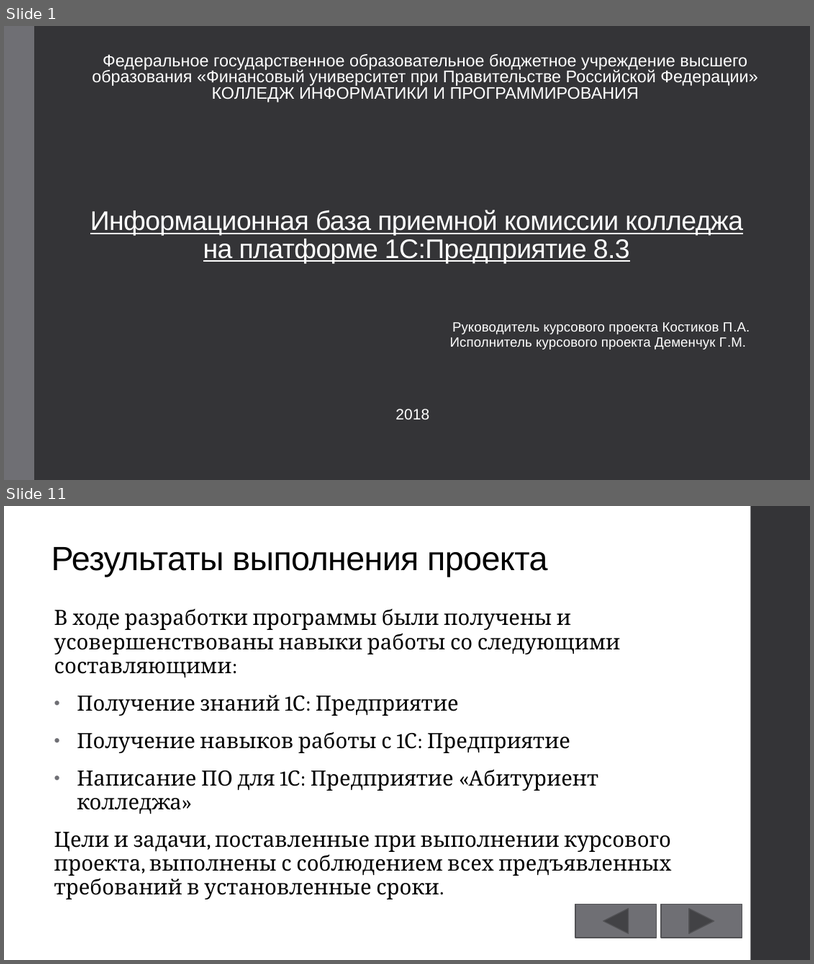
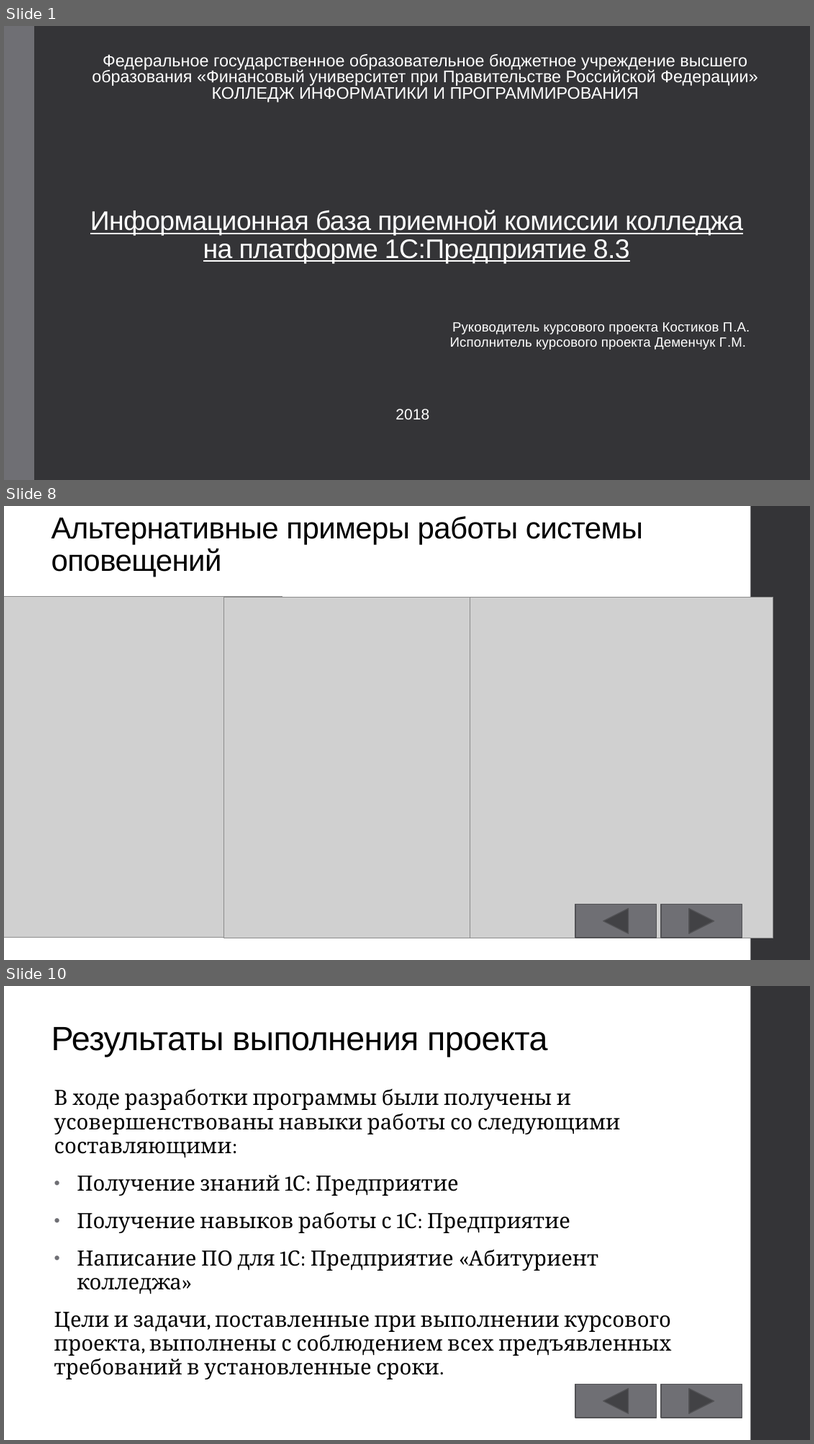
Before and after one commit to GeorgiyDemo/KIP, a slide deck: Course III/БД/1C/Курсовой/Презентация.pptx. Shown one above the other, each under a label of ours: slides 1 and 11 before the commit, slides 1, 8 and 10 after it; the slides between them are not shown. The pictures are 814x964 and 814x1444 pixels, drawn with LibreOffice and Linux fonts; fonts in the diff are those of the drawing; grey boxes stand for pictures. Boxes give left, top, right and bottom in pixels: in the first picture for what was removed or moved away, otherwise in the second. Text is boxed around its words. In the diff, an @@ line names an element or a change of style, - is before the commit and + after.

```diff
--- a/Course III/БД/1C/Курсовой/Презентация.pptx
+++ b/Course III/БД/1C/Курсовой/Презентация.pptx
@@ slide 8 added at bbox=[4, 506, 810, 960], background #FFFFFF; not listed: 1 template element that a slide beside it also shows @@
@@ title added at bbox=[52, 516, 643, 577], 36 pt, text #000000 @@
+Альтернативные примеры работы системы оповещений
@@ picture added at bbox=[4, 596, 282, 937] @@
@@ picture added at bbox=[224, 597, 528, 937] @@
@@ picture added at bbox=[470, 597, 774, 937] @@
@@ action button back previous added at bbox=[576, 904, 657, 937], fill #6F6F74, outline #525256 1.1 pt @@
@@ action button forward next added at bbox=[661, 904, 743, 937], fill #6F6F74, outline #525256 1.1 pt @@
@@ what was slide 11 is now slide 10 @@
```
Also in this commit, not shown: 4 slides changed, 3 other slides added, 5 slides removed, 1 other file.
